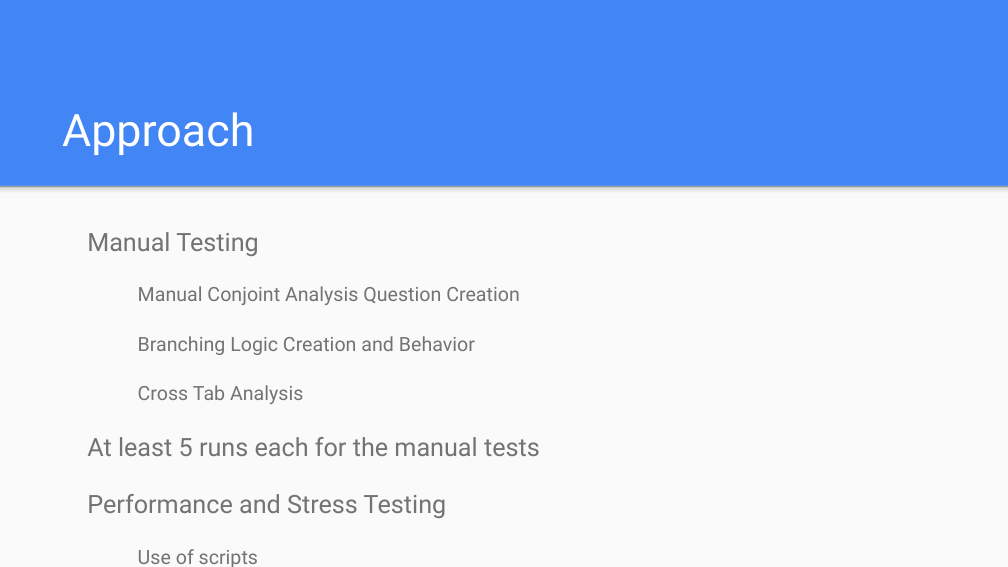
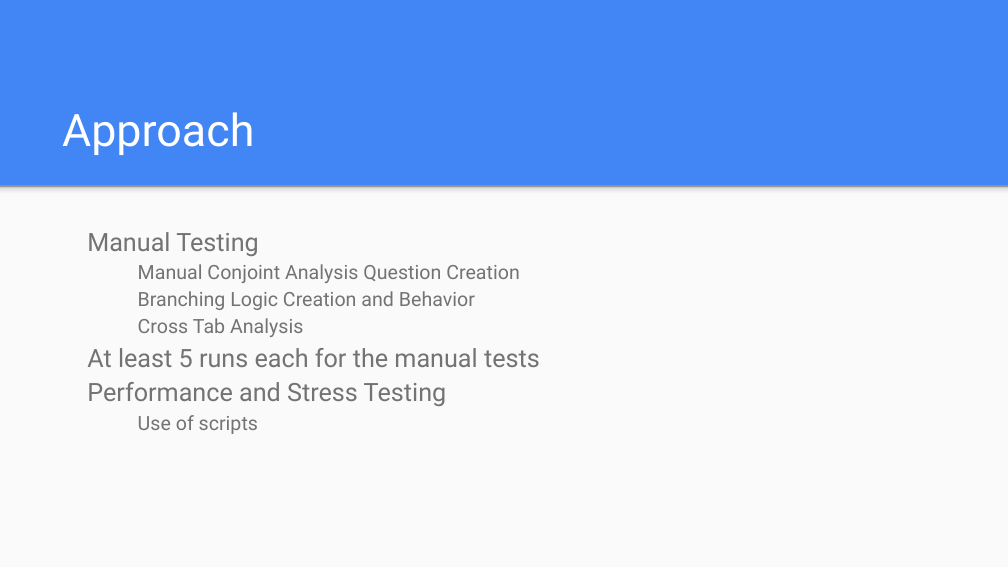
Before and after one commit to CPE307/survey, a slide deck: slide 31 of docs/milestones/CPE307Presentation.pptx. Drawn at 1008x567 pixels with LibreOffice and Linux fonts; fonts in the diff are those of the drawing. Boxes give left, top, right and bottom in pixels: in the first picture for what was removed or moved away, otherwise in the second. Text is boxed around its words. In the diff, an @@ line names an element or a change of style, - is before the commit and + after.

```diff
--- a/docs/milestones/CPE307Presentation.pptx
+++ b/docs/milestones/CPE307Presentation.pptx
@@ text "Manual Testing" at (87,232,540,434): less space between paragraphs @@
```
Also in this commit, not shown: 6 other slides changed, 1 other file.
